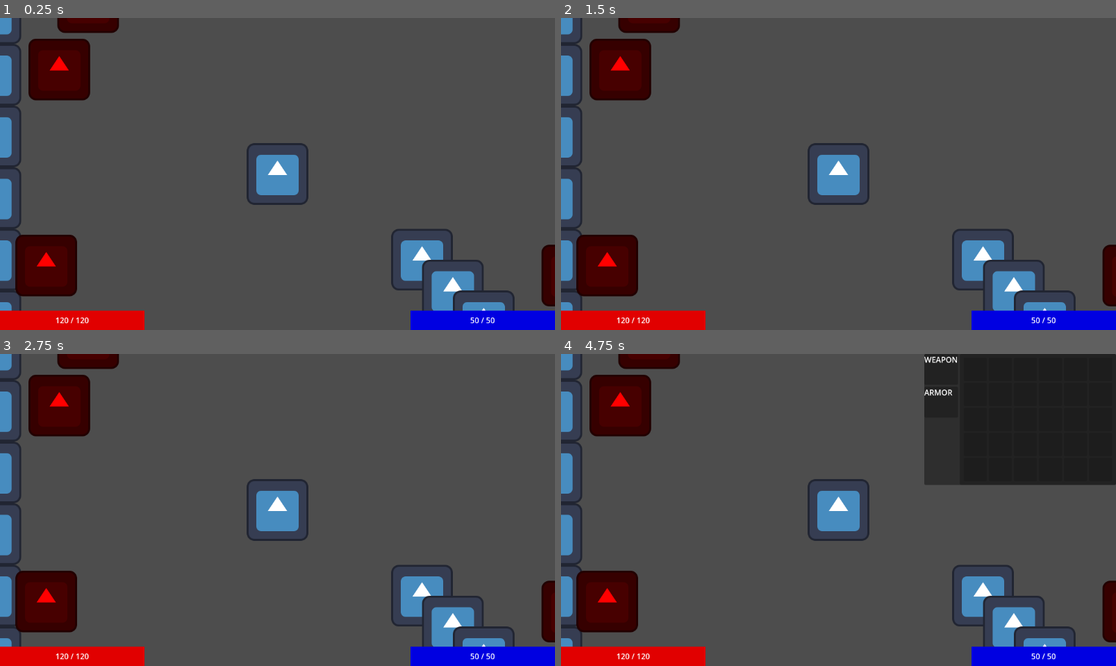
Above: before the commit, frames 1-4 (two rows, left to right).
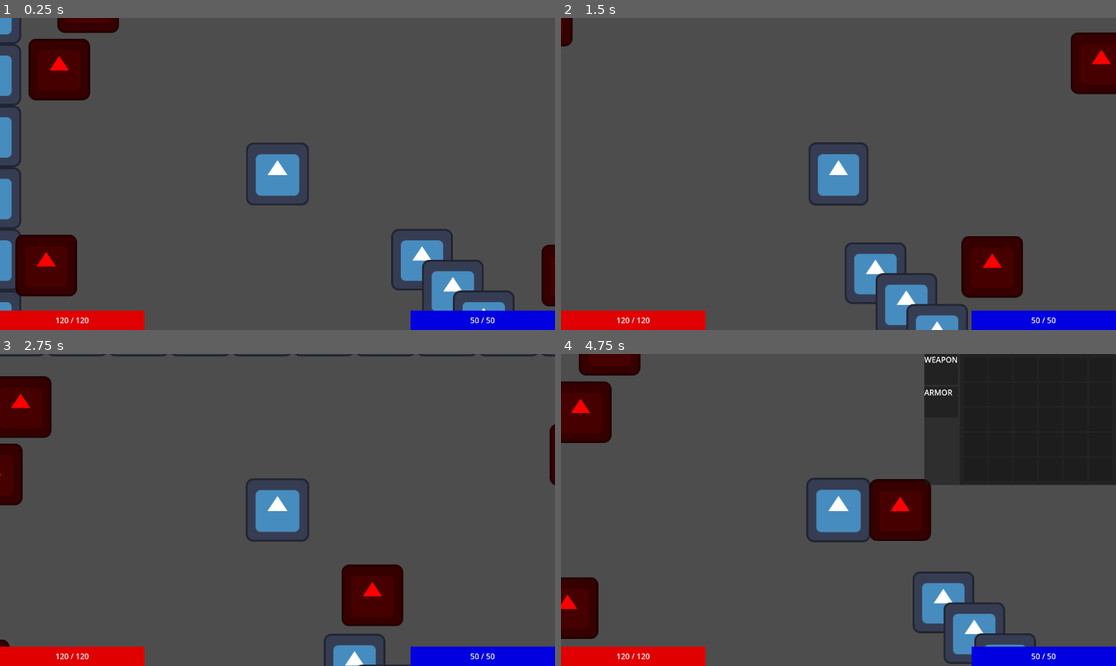
Above: after the commit, the same moments.

Repository: PietPadda/Godot_2D_ARPG
Game: Godot game, scene res://scenes/levels/main.tscn
Two runs of this game, one before a commit and one after it. Both use one fixed random seed, a clock stepped at 60 frames per second and the inputs below. The engine's default icon, where the game draws it, is replaced by a stand-in: a white triangle on a blue panel in a dark square.
Inputs (mouse positions are in pixels of both pictures, inside the frame that each line leads up to):
- Up to frame 1 (0.25 s): no input
- Up to frame 2 (1.5 s): tap Enter at 0.5 s; move the mouse to (960, 158) at 0.52 s; tap Space (attack) at 0.6, 1.35 s; click (960, 158) at 0.67 s; move the mouse to (727, 189) at 1.27 s; click (727, 189) at 1.42 s
- Up to frame 3 (2.75 s): move the mouse to (333, 441) at 2.02 s; press the mouse at (333, 441) at 2.03 s; tap Space (attack) at 2.3 s
- Up to frame 4 (4.75 s): move the mouse to (810, 572) at 2.77 s; release the mouse at (810, 572) at 2.78 s; tap I (toggle_character_sheet) at 2.85 s; click (810, 572) at 2.92 s; tap Space (attack) at 3.05, 3.6, 4.35 s; move the mouse to (938, 369) at 3.52 s; click (938, 369) at 3.67 s; move the mouse to (938, 400) at 4.27 s; click (938, 400) at 4.42 s

The runs differ from the first frame. In frame 1, 0.3% of the frame differs, in the area x 44-56%, y 39-61%; in frame 2, 14%, in the area x 0-100%, y 0-100%; in frame 3, 13%; in frame 4, 14%.
Error before the commit: Parse Error: The member "movement_component" already exists in parent class PlayerState. (res://scripts/player/states/player_idle_state.gd:7)
Error after the commit: Invalid call. Nonexistent function 'get_total_stat' in base 'Node (AttackComponent)'. (res://scripts/enemies/states/enemy_chase_state.gd:23)

Commit message:
refactor(enemy): create EnemyState base class to fix chase bug

Diff:
--- a/scripts/enemies/states/enemy_attack_state.gd
+++ b/scripts/enemies/states/enemy_attack_state.gd
@@ -1,12 +1,10 @@
 # enemy_attack_state.gd
 class_name EnemyAttackState
-extends State
+extends EnemyState # Corrected from State
 
 var target: Node2D
 
-@onready var owner_node: CharacterBody2D = get_owner()
-@onready var attack_component: AttackComponent = owner_node.get_node("AttackComponent")
-@onready var animation_component: AnimationComponent = owner_node.get_node("AnimationComponent")
+# Component references are now inherited.
 
 func enter() -> void:
 	print(owner_node.name + " is now Attacking.")
@@ -15,7 +13,6 @@
 		return
 
 	# Stop moving before attacking.
-	var movement_component = owner_node.get_node("AIMovementComponent")
 	movement_component.set_movement_target(owner_node.global_position)
 
 	# Exceute attacking
--- a/scripts/enemies/states/enemy_chase_state.gd
+++ b/scripts/enemies/states/enemy_chase_state.gd
@@ -1,18 +1,17 @@
 # enemy_chase_state.gd
 class_name EnemyChaseState
-extends PlayerState
+extends EnemyState # Corrected from PlayerState
 
 var target: Node2D
 
-@onready var owner_node: CharacterBody2D = get_owner()
-@onready var attack_component: AttackComponent = owner_node.get_node("AttackComponent")
+# All @onready vars are now inherited from EnemyState, so we can remove them.
 
 func enter() -> void:
 	print(owner_node.name + " is now Chasing.")
 
 func process_physics(delta: float) -> void:
 	# First, check if our target is still valid (hasn't been defeated, etc.).
-	if not is_instance_valid(target):
+	if not is_instance_valid(target): # Use the shared function from the base class
 		state_machine.change_state(States.ENEMY_STATE_NAMES[States.ENEMY.IDLE]) # change state
 		return
 
@@ -24,10 +23,9 @@
 	var attack_range = attack_component.get_total_stat("range") # use the total calc, not the base stat!
 
 	if distance_to_target <= attack_range:
-		state_machine.change_state(States.ENEMY_STATE_NAMES[States.ENEMY.ATTACK]) # change state
-		# Pass the target to the AttackState and transition.
+				# Pass the target to the AttackState and transition.
 		var attack_state = state_machine.states["attack"]
 		attack_state.target = target # Pass the target to the attack state
-	else: # not in range yet, must move
-		# If not in range, perform movement. This is the missing piece!
-		perform_movement()
+		state_machine.change_state(States.ENEMY_STATE_NAMES[States.ENEMY.ATTACK]) # change state
+	# We don't need an 'else' block to call movement here, because the AIMovementComponent
+	# is always running its own _physics_process to move the character.
--- a/scripts/enemies/states/enemy_idle_state.gd
+++ b/scripts/enemies/states/enemy_idle_state.gd
@@ -1,6 +1,8 @@
 # enemy_idle_state.gd
 class_name EnemyIdleState
-extends State
+extends EnemyState # Corrected from State
+
+# No @onready needed, owner_node is inherited.
 
 func enter() -> void:
 	print(get_owner().name + " is now Idle.")
--- /dev/null
+++ b/scripts/enemies/states/enemy_state.gd
@@ -0,0 +1,14 @@
+# scripts/enemies/states/enemy_state.gd
+class_name EnemyState
+extends State
+
+# Common components needed by all enemy states.
+@onready var owner_node: CharacterBody2D = get_owner()
+@onready var animation_component: AnimationComponent = owner_node.get_node("AnimationComponent")
+@onready var movement_component: AIMovementComponent = owner_node.get_node("AIMovementComponent")
+@onready var stats_component: StatsComponent = owner_node.get_node("StatsComponent")
+@onready var attack_component: AttackComponent = owner_node.get_node("AttackComponent")
+
+# We can also move shared logic here, like the target validity check.
+func is_target_valid(target: Node2D) -> bool:
+	return is_instance_valid(target)
--- a/scripts/player/states/player_idle_state.gd
+++ b/scripts/player/states/player_idle_state.gd
@@ -4,7 +4,6 @@
 extends PlayerState # Changed from 'State'
 
 # References to the player's nodes we need to interact with.
-@onready var movement_component: PlayerMovementComponent = player.get_node("PlayerMovementComponent")
 @onready var animation_component: AnimationComponent = player.get_node("AnimationComponent")
 @onready var targeting_component: PlayerTargetingComponent = player.get_node("PlayerTargetingComponent")
 
Not shown, added: scripts/enemies/states/enemy_state.gd.uid
